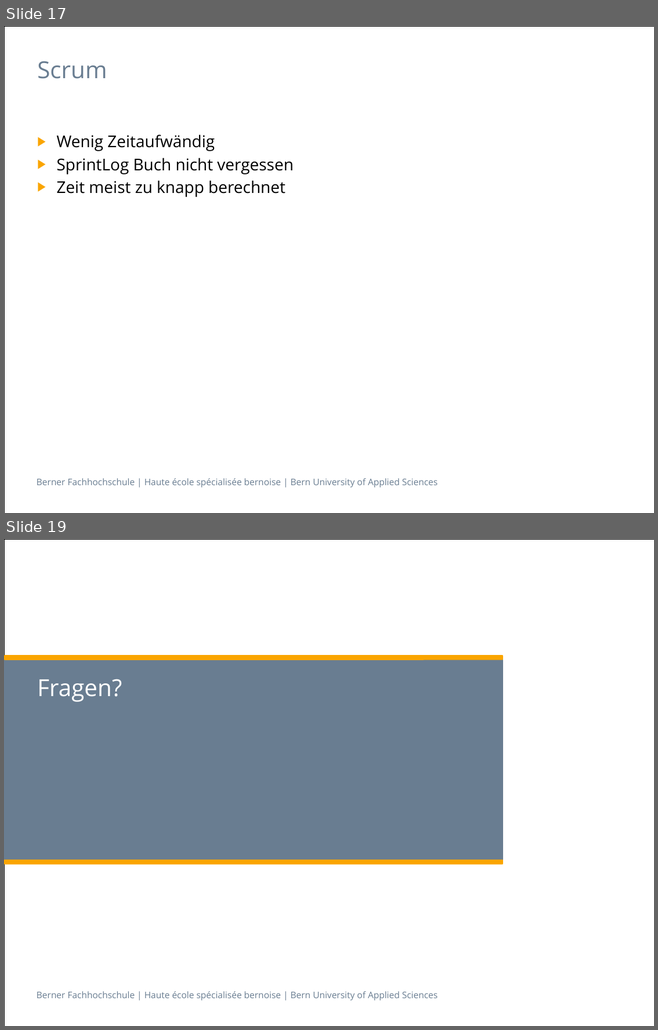
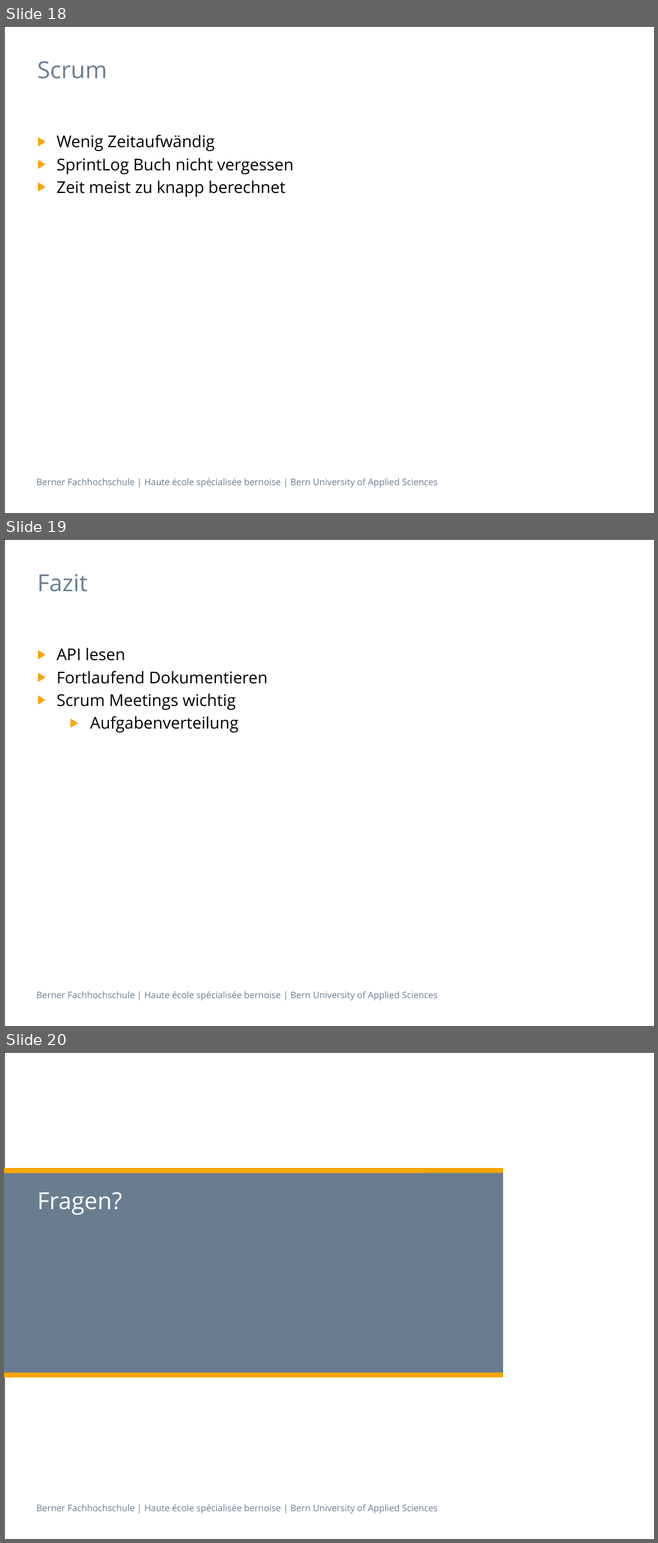
Before and after one commit to swisszeni/ch.bfh.btx8081.w2014.red, a slide deck: doc/finalPresentation/Praesentation_BFH_2013 copy.pptx. Shown one above the other, each under a label of ours: slides 17 and 19 before the commit, slides 18, 19 and 20 after it; the slides between them are not shown. The pictures are 658x1030 and 658x1543 pixels, drawn with LibreOffice and Linux fonts; fonts in the diff are those of the drawing. Boxes give left, top, right and bottom in pixels: in the first picture for what was removed or moved away, otherwise in the second. Text is boxed around its words. In the diff, an @@ line names an element or a change of style, - is before the commit and + after.

```diff
--- a/doc/finalPresentation/Praesentation_BFH_2013 copy.pptx
+++ b/doc/finalPresentation/Praesentation_BFH_2013 copy.pptx
@@ slide 19 added at (4, 539, 654, 1026), background #FFFFFF; not listed: 2 template elements that a slide beside it also shows @@
@@ title added at (37, 574, 88, 592), 26 pt, text #697D91 @@
+Fazit
@@ text added at (57, 647, 268, 733), 18 pt, text #000000 @@
+▶ API lesen
+▶ Fortlaufend Dokumentieren
+▶ Scrum Meetings wichtig
+  ▶ Aufgabenverteilung
@@ what was slide 17 is now slide 18 @@
@@ what was slide 19 is now slide 20 @@
```
Also in this commit, not shown: 2 slides changed, 2 other slides added, 2 slides removed.
